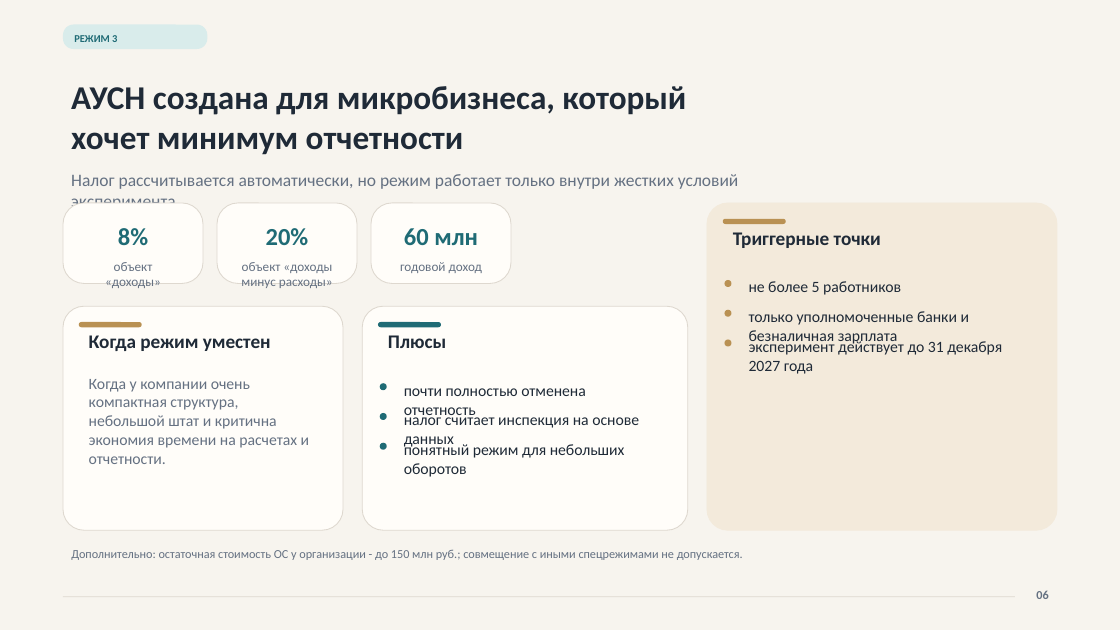
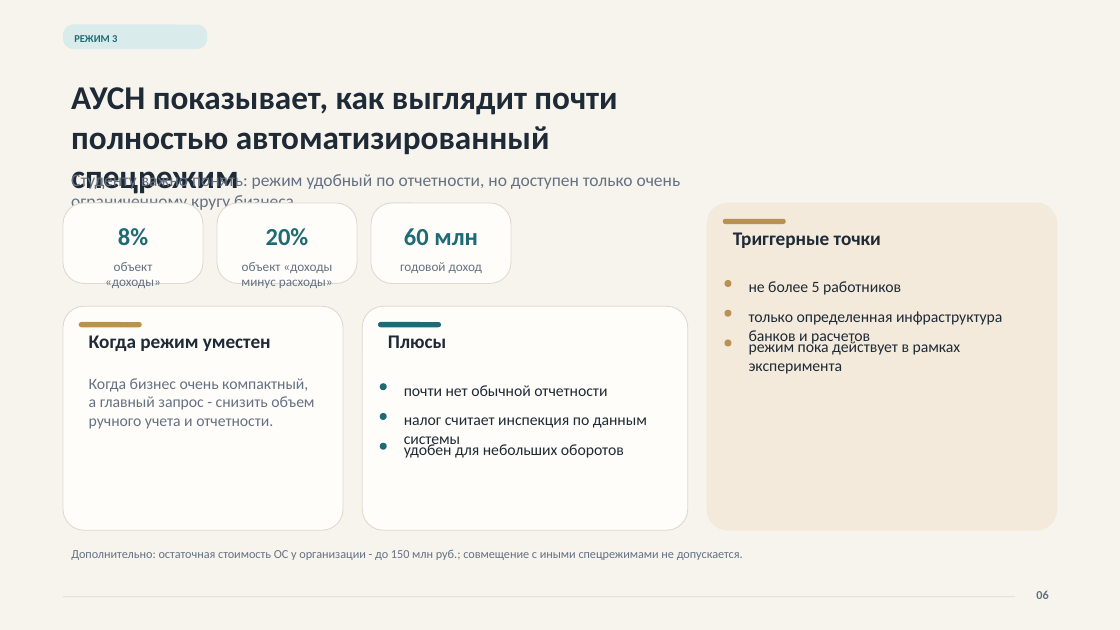
Before and after one commit to NeVika2026/nevikahub, a slide deck: slide 6 of ekaterina-tax-students/assets/tax-systems-ekaterina.pptx. Drawn at 1120x630 pixels with LibreOffice and Linux fonts; fonts in the diff are those of the drawing. Boxes give left, top, right and bottom in pixels: in the first picture for what was removed or moved away, otherwise in the second. Text is boxed around its words. In the diff, an @@ line names an element or a change of style, - is before the commit and + after.

```diff
--- a/ekaterina-tax-students/assets/tax-systems-ekaterina.pptx
+++ b/ekaterina-tax-students/assets/tax-systems-ekaterina.pptx
@@ text at <box>71,87,617,197</box>: text changed @@
-АУСН создана для микробизнеса, который хочет минимум отчетности
+АУСН показывает, как выглядит почти полностью автоматизированный спецрежим
@@ text at <box>71,171,681,210</box>: text changed @@
-Налог рассчитывается автоматически, но режим работает только внутри жестких условий эксперимента.
+Студенту важно понять: режим удобный по отчетности, но доступен только очень ограниченному кругу бизнеса.
@@ text at <box>749,311,1002,346</box>: text changed @@
-только уполномоченные банки и безналичная зарплата
+только определенная инфраструктура банков и расчетов
@@ text at <box>749,338,961,374</box>: text changed @@
-эксперимент действует до 31 декабря 2027 года
+режим пока действует в рамках эксперимента
@@ text at <box>89,378,314,429</box>: text changed @@
-Когда у компании очень компактная структура, небольшой штат и критична экономия времени на расчетах и отчетности.
+Когда бизнес очень компактный, а главный запрос - снизить объем ручного учета и отчетности.
@@ text at <box>404,385,607,396</box>: text changed @@
-почти полностью отменена отчетность
+почти нет обычной отчетности
@@ text at <box>404,417,647,449</box>: text changed @@
-налог считает инспекция на основе данных
+налог считает инспекция по данным системы
@@ text at <box>404,442,624,458</box>: text changed @@
-понятный режим для небольших оборотов
+удобен для небольших оборотов
```
Also in this commit, not shown: 14 other slides changed, 3 other files.
